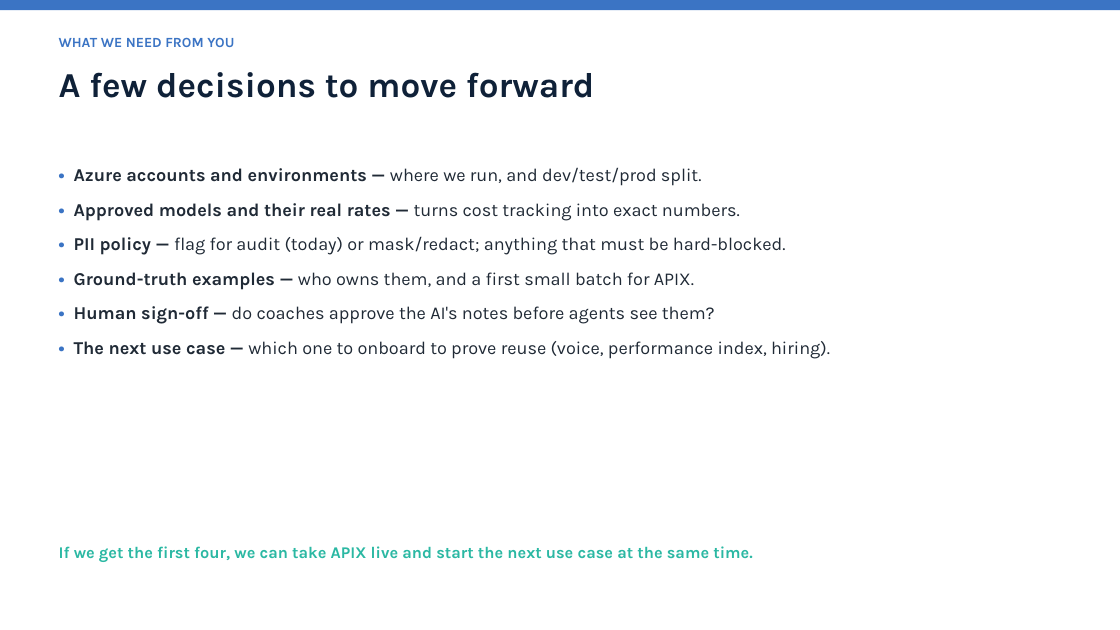
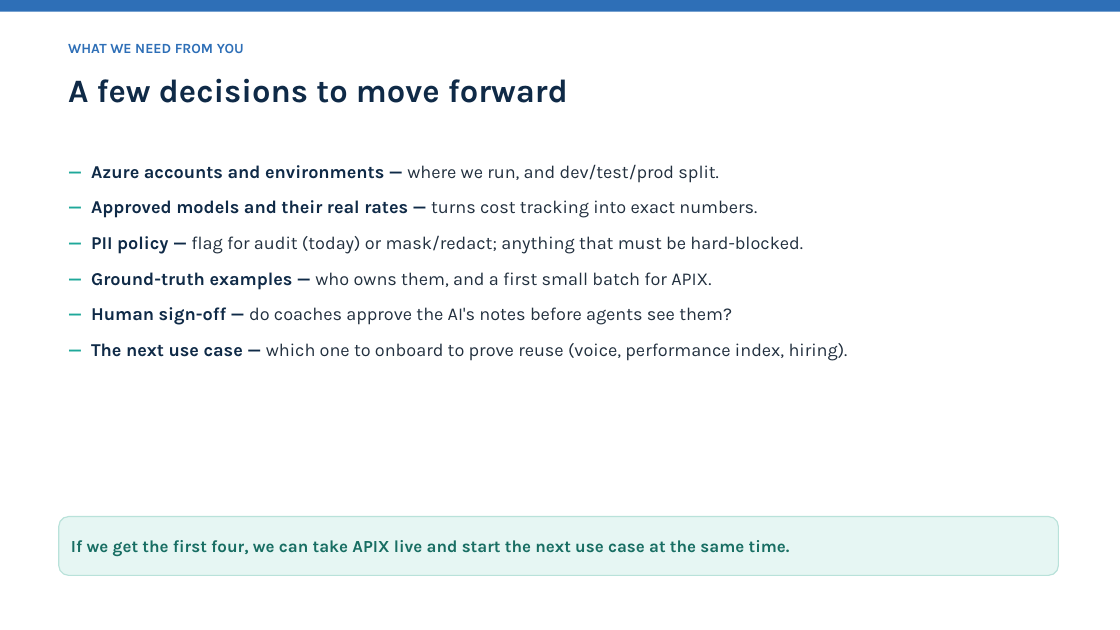
Before and after one commit to shyamanugu/LLMOps, a slide deck: slide 11 of usecases/ai_pipeline 2/deck/AI_Pipeline_LLMOps.pptx (slide 9 before the commit). Drawn at 1120x630 pixels with LibreOffice and Linux fonts; fonts in the diff are those of the drawing. Boxes give left, top, right and bottom in pixels: in the first picture for what was removed or moved away, otherwise in the second. Text is boxed around its words. In the diff, an @@ line names an element or a change of style, - is before the commit and + after.

```diff
--- a/usecases/ai_pipeline 2/deck/AI_Pipeline_LLMOps.pptx
+++ b/usecases/ai_pipeline 2/deck/AI_Pipeline_LLMOps.pptx
@@ rectangle at [0, 0, 1120, 12]: fill #3B74C4 to #2E6FB7 @@
@@ text "WHAT WE NEED FROM YOU": place and size @@
-text "WHAT WE NEED FROM YOU" at [59, 37, 234, 47]
+text "WHAT WE NEED FROM YOU" at [68, 43, 244, 53]
@@ text "WHAT WE NEED FROM YOU" at [68, 43, 244, 53]: text colour #3B74C4 to #2E6FB7 @@
@@ text "A few decisions to move ...": place and size @@
-text "A few decisions to move ..." at [59, 72, 595, 98]
+text "A few decisions to move ..." at [68, 78, 568, 103]
@@ text "A few decisions to move ..." at [68, 78, 568, 103]: size 30 to 28 pt, text colour #0F2138 to #0F2A47 @@
@@ text at [91, 164, 848, 361]: text changed; text colour #202A36 to #22303F @@
-• Azure accounts and environments — where we run, and dev/test/prod split.
-• Approved models and their real rates — turns cost tracking into exact numbers.
-• PII policy — flag for audit (today) or mask/redact; anything that must be hard-blocked.
-• Ground-truth examples — who owns them, and a first small batch for APIX.
-• Human sign-off — do coaches approve the AI's notes before agents see them?
-• The next use case — which one to onboard to prove reuse (voice, performance index, hiring).
+— Azure accounts and environments — where we run, and dev/test/prod split.
+— Approved models and their real rates — turns cost tracking into exact numbers.
+— PII policy — flag for audit (today) or mask/redact; anything that must be hard-blocked.
+— Ground-truth examples — who owns them, and a first small batch for APIX.
+— Human sign-off — do coaches approve the AI's notes before agents see them?
+— The next use case — which one to onboard to prove reuse (voice, performance index, hiring).
@@ rounded rectangle "If we get the first ...": place and size @@
-rounded rectangle "If we get the first ..." at [59, 546, 753, 562]
+rounded rectangle "If we get the first ..." at [59, 517, 1059, 576]
@@ rounded rectangle "If we get the first ..." at [59, 517, 1059, 576]: size 14 to 14.5 pt, text colour #2BB8A3 to #186E63; less space between paragraphs; vertical alignment top to middle; fill none to #E6F6F3; outline none to #B9E2DA 1 pt @@
```
Also in this commit, not shown: 8 other slides changed, 3 slides added, 1 slide removed, 1 other file.
